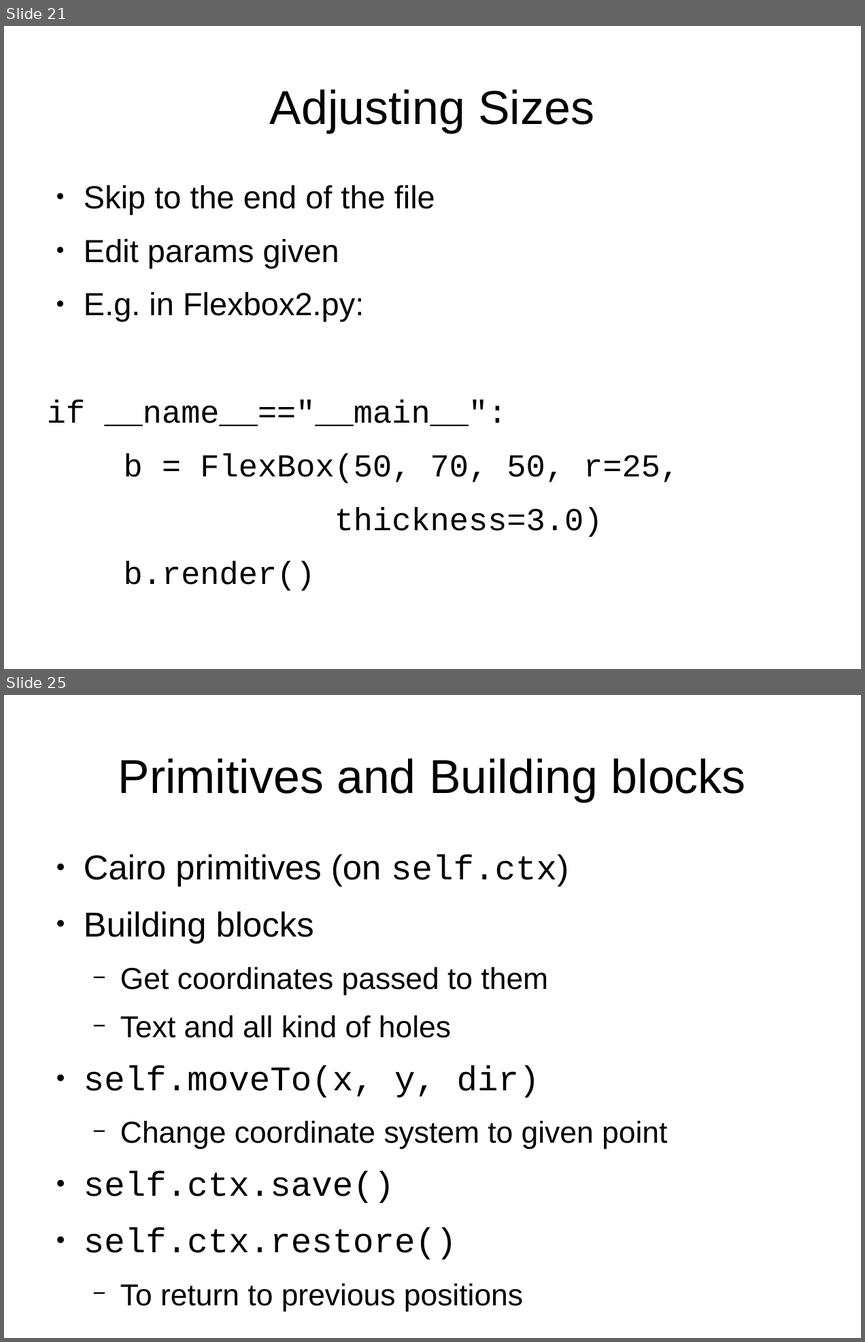
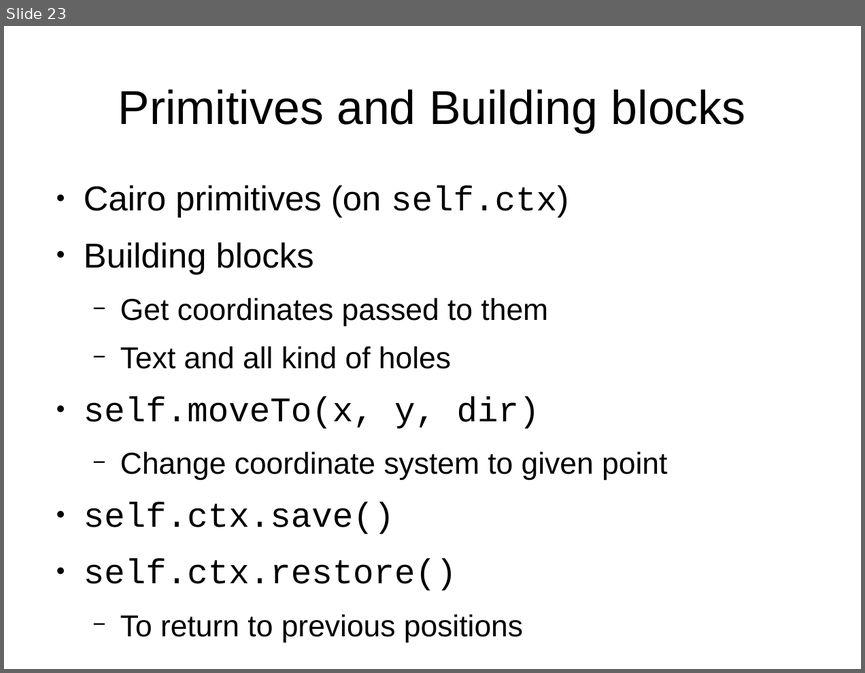
Before and after one commit to florianfesti/boxes, a slide deck: documentation/presentation.odp. Shown one above the other, each under a label of ours: slides 21 and 25 before the commit, slide 23 after it; the slides between them are not shown. The pictures are 865x1342 and 865x673 pixels, drawn with LibreOffice and Linux fonts; fonts in the diff are those of the drawing. Boxes give left, top, right and bottom in pixels: in the first picture for what was removed or moved away, otherwise in the second. Text is boxed around its words. In the diff, an @@ line names an element or a change of style, - is before the commit and + after.

```diff
--- a/documentation/presentation.odp
+++ b/documentation/presentation.odp
@@ slide 21 removed at box(4, 26, 861, 669), background #FFFFFF @@
@@ title removed at box(270, 89, 594, 133) @@
-Adjusting Sizes
@@ text removed at box(47, 185, 679, 537) @@
-● Skip to the end of the file
-● Edit params given
-● E.g. in Flexbox2.py:
-if __name__=="__main__":
-b = FlexBox(50, 70, 50, r=25,
-thickness=3.0)
-b.render()
@@ what was slide 25 is now slide 23 @@
```
Also in this commit, not shown: 5 slides changed, 1 slide added, 1 other slide removed, 1 other file.
